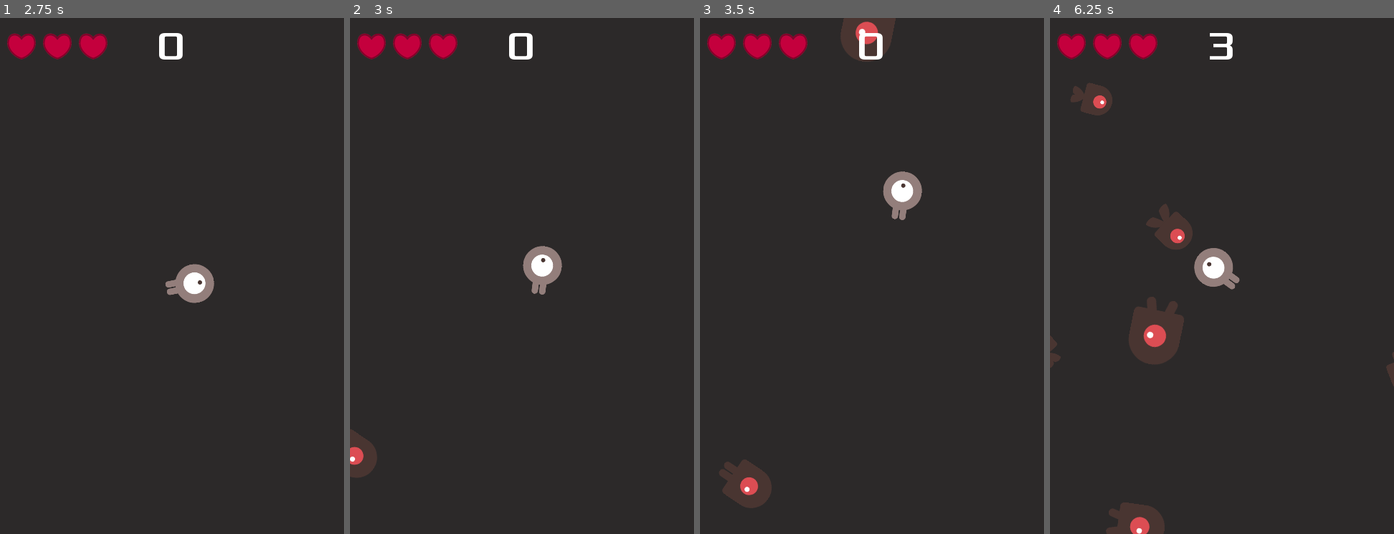
Above: before the commit, frames 1-4 (left to right).
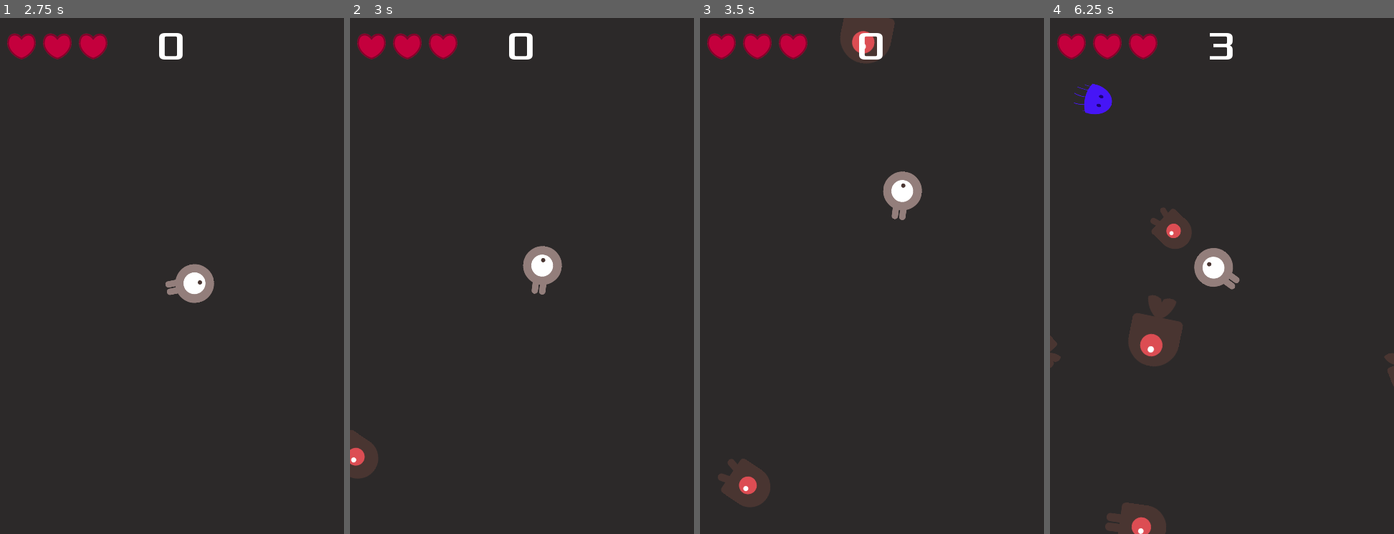
Above: after the commit, the same moments.

Repository: STYJ/Dodge-the-Creeps-enhanced-edition
Game: Godot game, scene res://main.tscn
The game is run twice, just before and just after one commit, with the same random seed, the same clock (stepped at 60 frames per second) and the same inputs.
Inputs (mouse positions are in pixels of both pictures, inside the frame that each line leads up to):
- Up to frame 1 (2.75 s): click "Start" at 0.5 s; tap Enter at 1.25 s; move the mouse to (247, 250) at 1.27 s; click (247, 250) at 1.42 s; drag from (103, 301) to (223, 276) at 2.02 s
- Up to frame 2 (3 s): move the mouse to (556, 162) at 2.77 s; click (556, 162) at 2.92 s
- Up to frame 3 (3.5 s): no input
- Up to frame 4 (6.25 s): drag from (1204, 379) to (1118, 198) at 3.52 s; move the mouse to (1325, 353) at 4.27 s; click (1325, 353) at 4.42 s; drag from (1118, 198) to (1242, 286) at 5.02 s; move the mouse to (1239, 276) at 5.77 s; click (1239, 276) at 5.92 s

Frame 1 is identical in both runs. In frame 2, less than 0.1% of the frame differs, in the area x 0-9%, y 79-90%; in frame 3, 0.4%; in frame 4, 1.5%, in the area x 6-100%, y 12-100%.

Commit message:
added new mob type!

Diff:
--- a/mob.tscn
+++ b/mob.tscn
@@ -1,10 +1,16 @@
-[gd_scene load_steps=8 format=2]
+[gd_scene load_steps=14 format=2]
 
+[ext_resource path="res://dodge_assets/art/jellyfish_5.png" type="Texture" id=1]
+[ext_resource path="res://dodge_assets/art/jellyfish_4.png" type="Texture" id=2]
 [ext_resource path="res://dodge_assets/art/enemySwimming_1.png" type="Texture" id=3]
 [ext_resource path="res://dodge_assets/art/enemySwimming_2.png" type="Texture" id=4]
 [ext_resource path="res://dodge_assets/art/enemyWalking_2.png" type="Texture" id=5]
 [ext_resource path="res://dodge_assets/art/enemyWalking_1.png" type="Texture" id=6]
 [ext_resource path="res://mob.gd" type="Script" id=7]
+[ext_resource path="res://dodge_assets/art/jellyfish_6.png" type="Texture" id=8]
+[ext_resource path="res://dodge_assets/art/jellyfish_3.png" type="Texture" id=9]
+[ext_resource path="res://dodge_assets/art/jellyfish_2.png" type="Texture" id=10]
+[ext_resource path="res://dodge_assets/art/jellyfish_1.png" type="Texture" id=11]
 
 [sub_resource type="SpriteFrames" id=1]
 animations = [ {
@@ -17,6 +23,11 @@
 "loop": true,
 "name": "swim",
 "speed": 3.0
+}, {
+"frames": [ ExtResource( 11 ), ExtResource( 10 ), ExtResource( 9 ), ExtResource( 2 ), ExtResource( 1 ), ExtResource( 8 ) ],
+"loop": true,
+"name": "JellyFish",
+"speed": 5.0
 } ]
 
 [sub_resource type="CapsuleShape2D" id=2]
@@ -36,8 +47,7 @@
 [node name="AnimatedSprite" type="AnimatedSprite" parent="."]
 scale = Vector2( 0.75, 0.75 )
 frames = SubResource( 1 )
-animation = "walk"
-frame = 1
+animation = "JellyFish"
 playing = true
 
 [node name="CollisionShape2D" type="CollisionShape2D" parent="."]
Binary file added: dodge_assets/art/jellyfish_1.png
Not shown, added: dodge_assets/art/jellyfish_1.png.import
Binary file added: dodge_assets/art/jellyfish_2.png
Not shown, added: dodge_assets/art/jellyfish_2.png.import
Binary file added: dodge_assets/art/jellyfish_3.png
Not shown, added: dodge_assets/art/jellyfish_3.png.import
Binary file added: dodge_assets/art/jellyfish_4.png
Not shown, added: dodge_assets/art/jellyfish_4.png.import
Binary file added: dodge_assets/art/jellyfish_5.png
Not shown, added: dodge_assets/art/jellyfish_5.png.import
Binary file added: dodge_assets/art/jellyfish_6.png
Not shown, added: dodge_assets/art/jellyfish_6.png.import
(and 1 more such lines)
